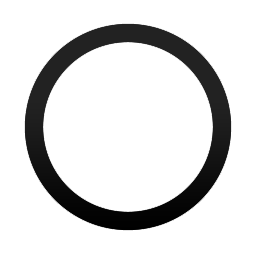
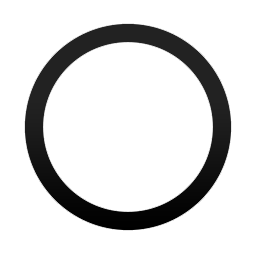
Layer changes from the first 256x256 image to the second:
hid "Camada 0" over [25, 24, 231, 230]
hid "Preenchimento de Cor 1" over [25, 24, 231, 230]
